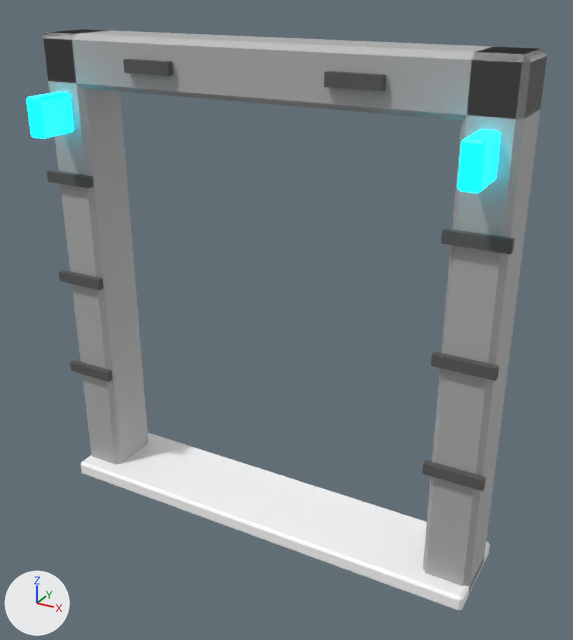
The glTF model assets/_staging/focused_nine/structural/doorway_frame_open_1x1/doorway_frame_open_1x1.glb as it was, and as the next commit left it.
Camera for both pictures: a 50 mm lens placed at (2.51, -4.29, 3.77), pointed at (0.16, -0.03, 1.64). Every picture has the same lights, and +X, +Y and +Z are marked at lower left. The picture after the commit comes second.

In view in the first picture: 'FocusedNine_doorway_frame_open_1x1_indicator_bay_left', 'FocusedNine_doorway_frame_open_1x1_indicator_bay_right', 'FocusedNine_doorway_frame_open_1x1_jamb_left', 'FocusedNine_doorway_frame_open_1x1_jamb_right', 'FocusedNine_doorway_frame_open_1x1_jamb_segment_right_00', 'FocusedNine_doorway_frame_open_1x1_jamb_segment_right_01', 'FocusedNine_doorway_frame_open_1x1_jamb_segment_right_02', 'FocusedNine_doorway_frame_open_1x1_lintel', 'FocusedNine_doorway_frame_open_1x1_lintel_seam_01', 'FocusedNine_doorway_frame_open_1x1_threshold' and 4 more.
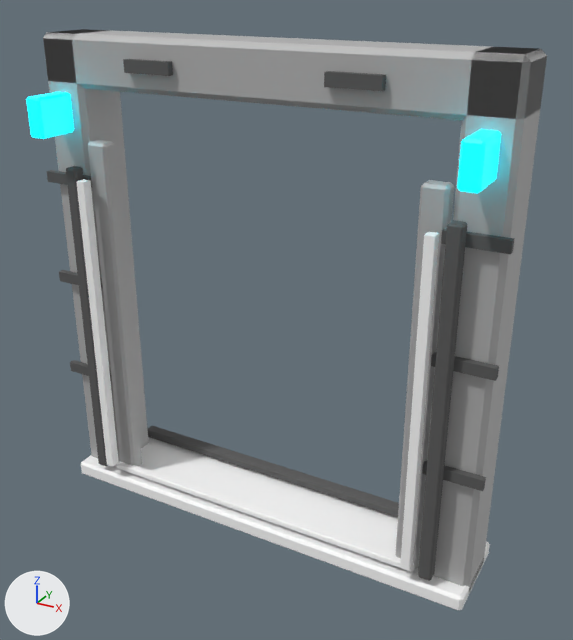
What differs and where, as boxes [x1, y1, x2, y2] in the pictures (573 x 640 px):
'FocusedNine_doorway_frame_open_1x1_frame_inner_left', added: after [88, 140, 142, 467]
'FocusedNine_doorway_frame_open_1x1_mechanical_rail_right', added: after [418, 220, 467, 581]
'FocusedNine_doorway_frame_open_1x1_frame_inner_right', added: after [395, 180, 454, 569]
'FocusedNine_doorway_frame_open_1x1_seal_right', added: after [400, 232, 439, 571]
'FocusedNine_doorway_frame_open_1x1_seal_left', added: after [77, 179, 119, 467]
'FocusedNine_doorway_frame_open_1x1_threshold_rail', added: after [147, 426, 399, 517]
'FocusedNine_doorway_frame_open_1x1_threshold_seal', added: after [117, 461, 414, 572]
'FocusedNine_doorway_frame_open_1x1_mechanical_rail_left', added: after [66, 166, 108, 466]

Patch to the scene script:
```diff
--- a/assets/_staging/focused_nine/structural/doorway_frame_open_1x1/doorway_frame_open_1x1.glb.py
+++ b/assets/_staging/focused_nine/structural/doorway_frame_open_1x1/doorway_frame_open_1x1.glb.py
@@ ob_focusednine_doorway_frame_open_1x1_threshold_seal @@
+ob_focusednine_doorway_frame_open_1x1_threshold_seal = bpy.data.objects.new('FocusedNine_doorway_frame_open_1x1_threshold_seal', me_cube_013)  # 24 vertices, 44 faces; spans x -1.24..1.24, y -0.03..0.03, z -0.02..0.02; in mat_mat_warningstripe (white #ffffff)
+ob_focusednine_doorway_frame_open_1x1_threshold_seal.location = (0.0, -0.25, 0.17)
@@ ob_focusednine_doorway_frame_open_1x1_threshold_rail @@
+ob_focusednine_doorway_frame_open_1x1_threshold_rail = bpy.data.objects.new('FocusedNine_doorway_frame_open_1x1_threshold_rail', me_cube_012)  # 24 vertices, 44 faces; spans x -1.35..1.35, y -0.05..0.05, z -0.04..0.04; in mat_mat_conduit (dark grey #595959)
+ob_focusednine_doorway_frame_open_1x1_threshold_rail.location = (0.0, 0.27, 0.17)
@@ ob_focusednine_doorway_frame_open_1x1_seal_right @@
+ob_focusednine_doorway_frame_open_1x1_seal_right = bpy.data.objects.new('FocusedNine_doorway_frame_open_1x1_seal_right', me_cube_011)  # a box spanning x -0.03..0.03, y -0.04..0.04, z -1.12..1.12; in mat_mat_warningstripe (white #ffffff)
+ob_focusednine_doorway_frame_open_1x1_seal_right.location = (1.22, -0.34, 1.36)
@@ ob_focusednine_doorway_frame_open_1x1_seal_left @@
+ob_focusednine_doorway_frame_open_1x1_seal_left = bpy.data.objects.new('FocusedNine_doorway_frame_open_1x1_seal_left', me_cube_011.copy())
+ob_focusednine_doorway_frame_open_1x1_seal_left.location = (-1.22, -0.34, 1.36)
@@ ob_focusednine_doorway_frame_open_1x1_mechanical_rail_right @@
+ob_focusednine_doorway_frame_open_1x1_mechanical_rail_right = bpy.data.objects.new('FocusedNine_doorway_frame_open_1x1_mechanical_rail_right', me_cube_009)  # 24 vertices, 44 faces; spans x -0.04..0.04, y -0.04..0.04, z -1.19..1.19; in mat_mat_conduit (dark grey #595959)
+ob_focusednine_doorway_frame_open_1x1_mechanical_rail_right.location = (1.34, -0.29, 1.36)
@@ ob_focusednine_doorway_frame_open_1x1_mechanical_rail_left @@
+ob_focusednine_doorway_frame_open_1x1_mechanical_rail_left = bpy.data.objects.new('FocusedNine_doorway_frame_open_1x1_mechanical_rail_left', me_cube_009.copy())
+ob_focusednine_doorway_frame_open_1x1_mechanical_rail_left.location = (-1.34, -0.29, 1.36)
@@ ob_focusednine_doorway_frame_open_1x1_frame_inner_right @@
+ob_focusednine_doorway_frame_open_1x1_frame_inner_right = bpy.data.objects.new('FocusedNine_doorway_frame_open_1x1_frame_inner_right', me_cube_007)  # 24 vertices, 44 faces; spans x -0.08..0.08, y -0.06..0.06, z -1.29..1.29; in mat_mat_paintedalloygray (grey #bcbcbc)
+ob_focusednine_doorway_frame_open_1x1_frame_inner_right.location = (1.18, -0.18, 1.428)
@@ ob_focusednine_doorway_frame_open_1x1_frame_inner_left @@
+ob_focusednine_doorway_frame_open_1x1_frame_inner_left = bpy.data.objects.new('FocusedNine_doorway_frame_open_1x1_frame_inner_left', me_cube_007.copy())
+ob_focusednine_doorway_frame_open_1x1_frame_inner_left.location = (-1.18, -0.18, 1.428)
```
